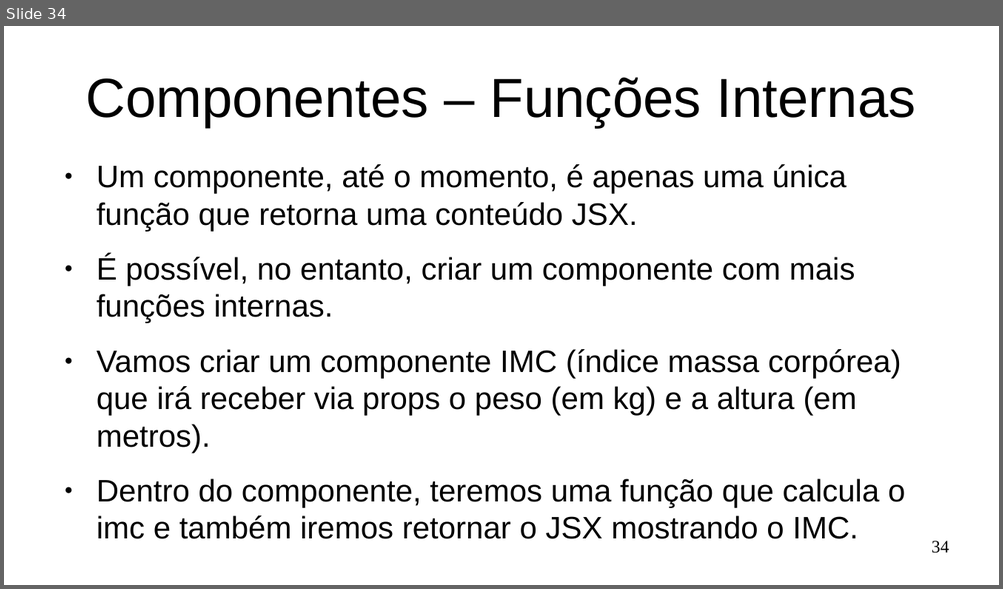
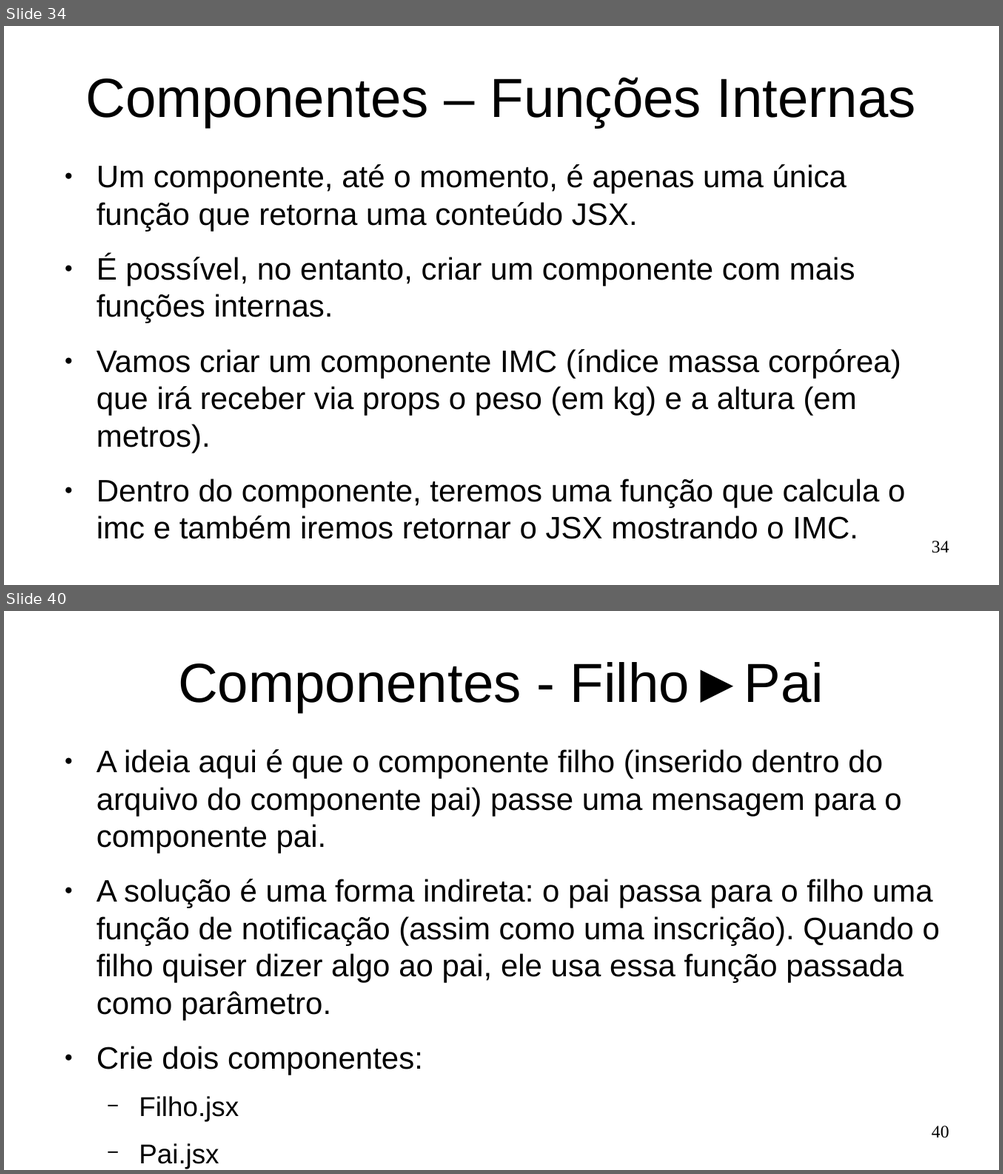
Before and after one commit to Marques-Dev/WEB_2020-1, a slide deck: SLIDES/aula01.odp. Shown one above the other, each under a label of ours: slide 34 before the commit, slides 34 and 40 after it; the slides between them are not shown. The pictures are 1003x589 and 1003x1174 pixels, drawn with LibreOffice and Linux fonts; fonts in the diff are those of the drawing. Boxes give left, top, right and bottom in pixels: in the first picture for what was removed or moved away, otherwise in the second. Text is boxed around its words. In the diff, an @@ line names an element or a change of style, - is before the commit and + after.

```diff
--- a/SLIDES/aula01.odp
+++ b/SLIDES/aula01.odp
@@ slide 40 added at [4, 611, 999, 1170], background #FFFFFF @@
@@ title added at [178, 662, 824, 712], 44 pt, text #000000 @@
+Componentes - Filho►Pai
@@ text added at [96, 749, 939, 1076], 24.8 pt, text #000000 @@
+● A ideia aqui é que o componente filho (inserido dentro do arquivo do componente pai) passe uma mensagem para o componente pai.
+● A solução é uma forma indireta: o pai passa para o filho uma função de notificação (assim como uma inscrição). Quando o filho quiser dizer algo ao pai, ele usa essa função passada como parâmetro.
+● Crie dois componentes:
+  − Filho.jsx
+  − Pai.jsx
@@ page number added at [931, 1126, 949, 1139], 14 pt, text #000000 @@
+40
```
Also in this commit, not shown: 10 slides changed, 7 other slides added, 5 slides removed, 5 other files.
